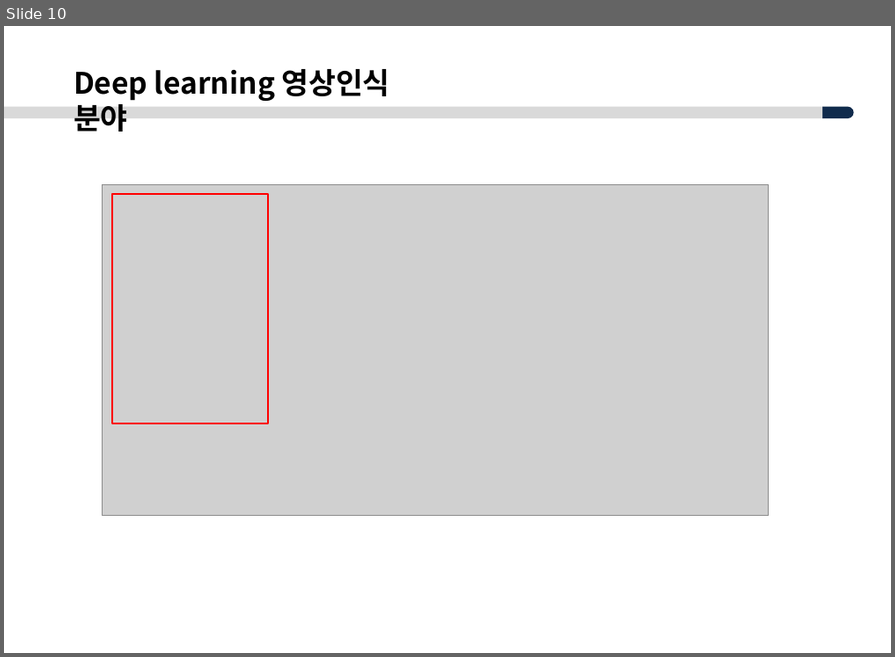
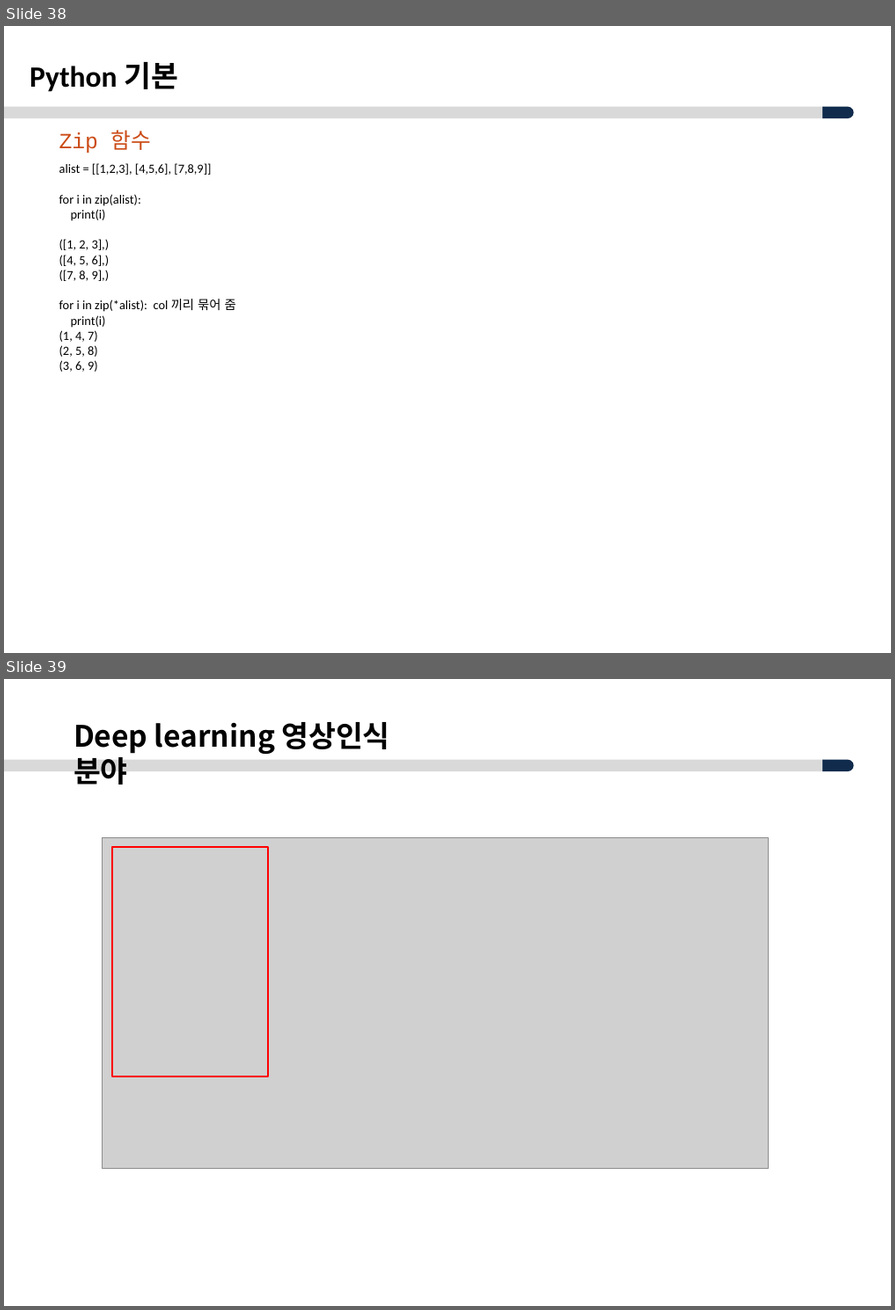
Before and after one commit to ksyoon70/Mask-RCNN-TF2, a slide deck: Masked-RCNN_분석_V1.0.pptx. Shown one above the other, each under a label of ours: slide 10 before the commit, slides 38 and 39 after it. The pictures are 895x657 and 895x1310 pixels, drawn with LibreOffice and Linux fonts; fonts in the diff are those of the drawing; grey boxes stand for pictures; background and template pictures are left out. Boxes give left, top, right and bottom in pixels: in the first picture for what was removed or moved away, otherwise in the second. Text is boxed around its words. In the diff, an @@ line names an element or a change of style, - is before the commit and + after.

```diff
--- a/Masked-RCNN_분석_V1.0.pptx
+++ b/Masked-RCNN_분석_V1.0.pptx
@@ slide 38 added at <box>4,26,891,653</box>, background #FFFFFF; not listed: 2 template elements that a slide beside it also shows @@
@@ text added at <box>30,62,178,92</box>, 28 pt, text #000000, bold @@
+Python 기본
@@ text added at <box>59,130,151,153</box>, 20.5 pt, text #CB4B16 @@
+Zip 함수
@@ text added at <box>59,163,236,372</box>, 12 pt, text #000000 @@
+alist = [[1,2,3], [4,5,6], [7,8,9]]
+for i in zip(alist):
+print(i)
+([1, 2, 3],)
+([4, 5, 6],)
+([7, 8, 9],)
+for i in zip(*alist): col 끼리 묶어 줌
+print(i)
+(1, 4, 7)
+(2, 5, 8)
+(3, 6, 9)
@@ what was slide 10 is now slide 39 @@
```
Also in this commit, not shown: 2 slides changed, 28 other slides added.
